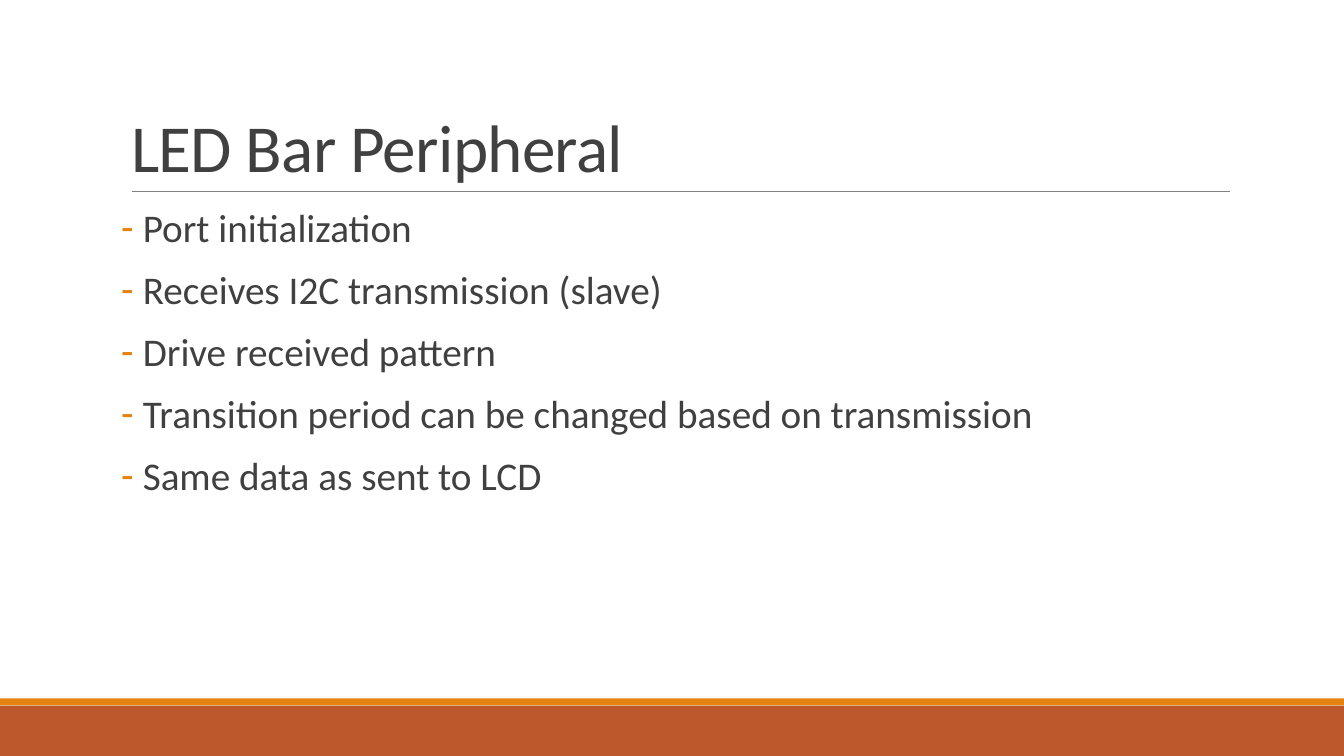
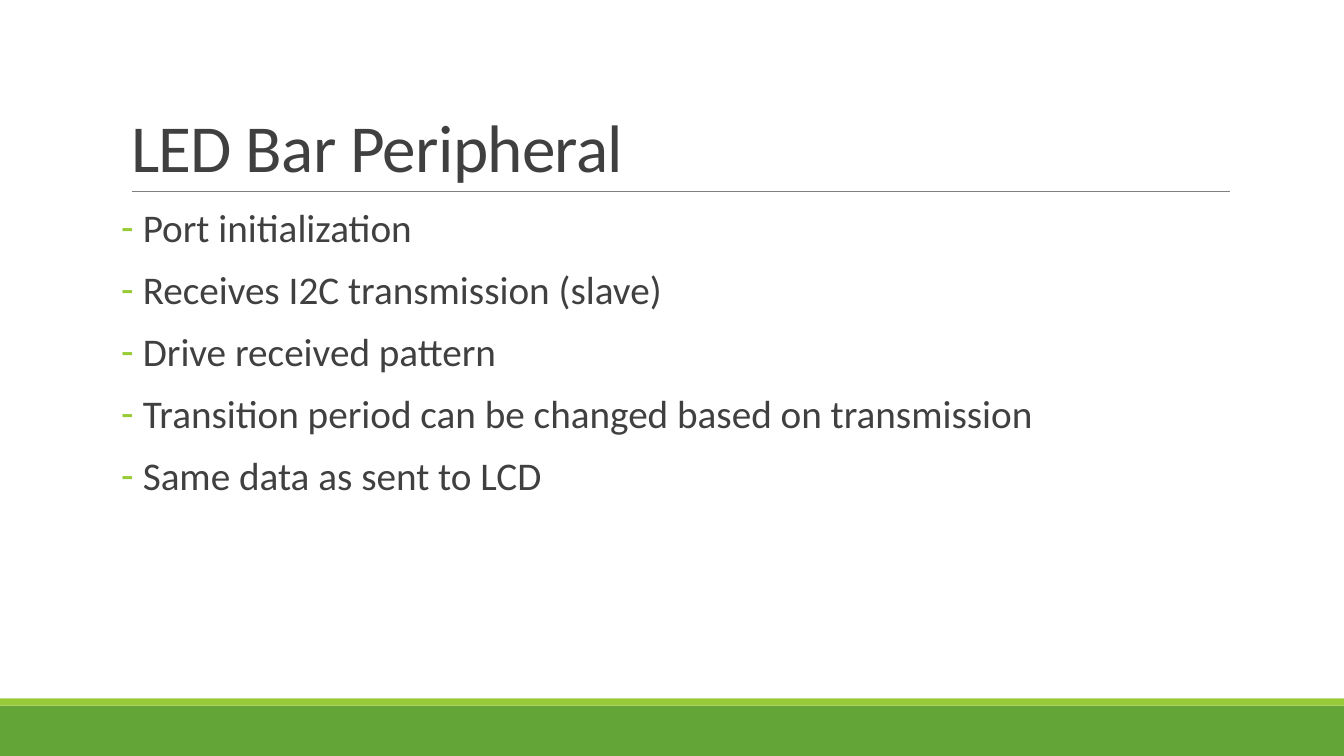
Before and after one commit to msu-eele-465/project5-aaron-beau, a slide deck: slide 8 of docs/assets/project5-presentation.pptx (slide 7 before the commit). Drawn at 1344x756 pixels with LibreOffice and Linux fonts; fonts in the diff are those of the drawing. Boxes give left, top, right and bottom in pixels: in the first picture for what was removed or moved away, otherwise in the second. Text is boxed around its words. In the diff, an @@ line names an element or a change of style, - is before the commit and + after.

```diff
--- a/docs/assets/project5-presentation.pptx
+++ b/docs/assets/project5-presentation.pptx
@@ text "Port initialization" at <box>143,214,1033,491</box>: bullet colour #E48312 to #99CB38 @@
@@ rectangle at <box>0,706,1344,756</box>: fill #BD582C to #63A537 @@
@@ rectangle at <box>0,699,1344,706</box>: fill #E48312 to #99CB38 @@
```
Also in this commit, not shown: 5 other slides changed, 4 slides added, 5 slides removed.
